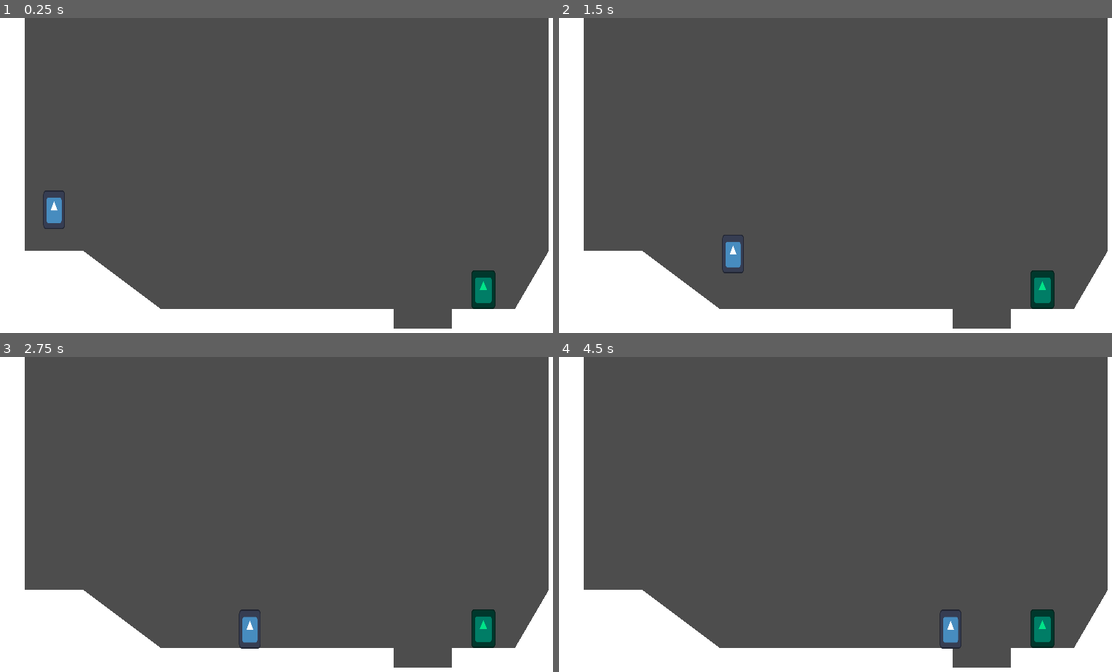
Above: before the commit, frames 1-4 (two rows, left to right).
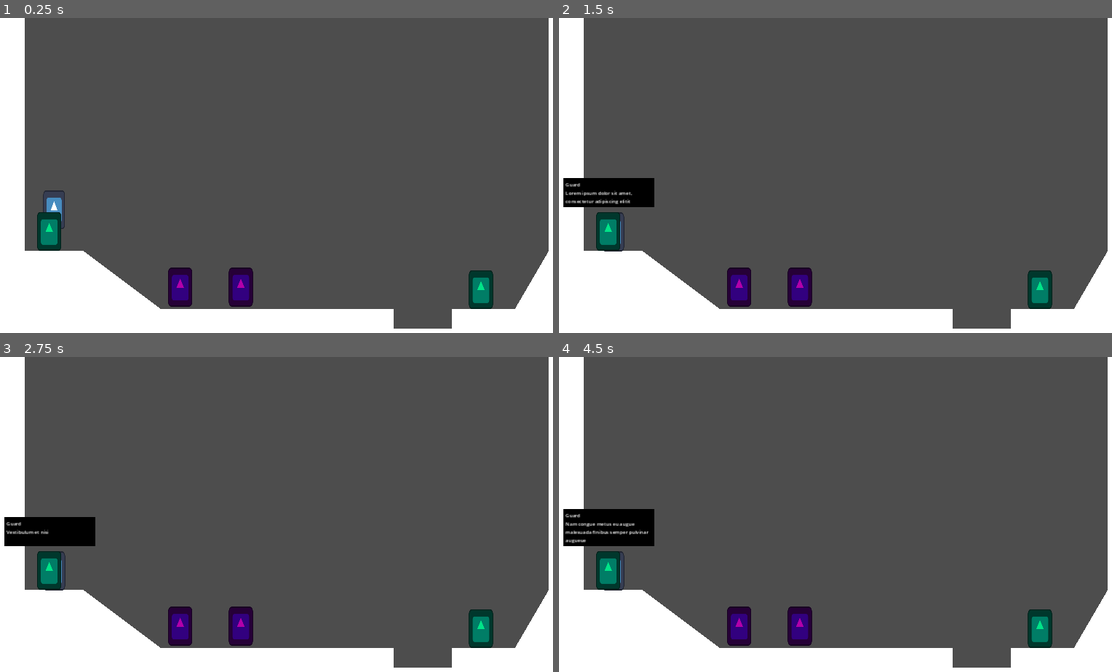
Above: after the commit, the same moments.

Repository: raimess11/Tripama-Games
Game: Godot game, scene res://World/Test/test_world.tscn
The game is run twice, just before and just after one commit, with the same random seed, the same clock (stepped at 60 frames per second) and the same inputs. The project has no main scene, so this scene is started directly. The engine's default icon, where the game draws it, is replaced by a stand-in: a white triangle on a blue panel in a dark square.
Inputs:
- Up to frame 1 (0.25 s): no input
- Up to frame 2 (1.5 s): tap Enter (ui_accept) at 0.5, 0.77 s; hold E (Interact) 0.53-1.28 s; hold Right (ui_right) from 0.53 s (still down); tap E (Interact) at 1.35 s
- Up to frame 3 (2.75 s): tap Enter (ui_accept) at 1.52 s; release Right (ui_right) at 2.03 s; hold Left (ui_left) from 2.03 s (still down); hold E (Interact) from 2.03 s (still down)
- Up to frame 4 (4.5 s): release Left (ui_left) at 2.78 s; release E (Interact) at 2.78 s; hold Right (ui_right) 2.78-4.28 s; tap E (Interact) at 2.85, 4.35 s; tap Enter (ui_accept) at 3.02, 3.77 s; hold E (Interact) 3.53-4.28 s; hold Left (ui_left) from 4.28 s (still down)

The runs differ from the first frame. In frame 1, 1.8% of the frame differs, in the area x 6-90%, y 61-93%; in frame 2, 3.6%; in frame 3, 3.5%; in frame 4, 4.0%, in the area x 0-90%, y 48-93%.

Commit message:
First Quest
Implemented the first quest to interact with 2 villager NPC to complete

Diff:
--- /dev/null
+++ b/NPC/Action/complete_quest_action.gd
@@ -0,0 +1,22 @@
+extends Node
+class_name CompleteQuestAction
+
+@export var quest_reference : PackedScene
+var quest : Quest = null
+var active : bool = true
+
+func _ready():
+	assert(quest_reference)
+	quest = QuestSystem.findAvailable(quest_reference.instantiate())
+	quest.connect("completed", _On_Quest_completed)
+
+func _On_Quest_completed():
+	active = false
+
+func deliver_Quest() -> void:
+	if not active:
+		active = true
+		return
+	if not QuestSystem.isCompleted(quest):
+		return
+	QuestSystem.deliver(quest)
--- /dev/null
+++ b/NPC/Action/complete_quest_action.tscn
@@ -0,0 +1,6 @@
+[gd_scene load_steps=2 format=3 uid="uid://bniuhs3gymarh"]
+
+[ext_resource type="Script" path="res://NPC/Action/complete_quest_action.gd" id="1_xaih8"]
+
+[node name="CompleteQuestAction" type="Node"]
+script = ExtResource("1_xaih8")
--- /dev/null
+++ b/NPC/Action/give_quest_action.gd
@@ -0,0 +1,23 @@
+extends Node
+class_name GiveQuestAction
+
+@export var quest_reference : PackedScene
+var quest : Quest = null
+var active : bool = true
+
+func _ready() -> void:
+	assert(quest_reference)
+	quest = QuestSystem.findAvailable(quest_reference.instantiate())
+	quest.connect("started", _On_Quest_started)
+
+func _On_Quest_started():
+	active = false
+
+func give_Quest() -> void:
+	if not active:
+		active = true
+		return
+	quest = quest_reference.instantiate()
+	if not QuestSystem.isAvailable(quest):
+		return
+	QuestSystem.start(quest)
--- /dev/null
+++ b/NPC/Action/give_quest_action.tscn
@@ -0,0 +1,6 @@
+[gd_scene load_steps=2 format=3 uid="uid://b5dwyaegasssa"]
+
+[ext_resource type="Script" path="res://NPC/Action/give_quest_action.gd" id="1_ls3e6"]
+
+[node name="GiveQuestAction" type="Node"]
+script = ExtResource("1_ls3e6")
--- a/NPC/ChatBubble/chat_bubble.gd
+++ b/NPC/ChatBubble/chat_bubble.gd
@@ -27,11 +27,9 @@
 	#await resized
 	##await resized
 	await get_tree().create_timer(0.01).timeout
-	print(size.x)
 	custom_minimum_size.x = min(size.x, MAX_WIDTH)
 
 	if size.x > MAX_WIDTH:
-		print("one")
 		label.autowrap_mode = TextServer.AUTOWRAP_WORD
 		await resized
 		await resized
--- /dev/null
+++ b/NPC/Story 1/guard_1.tscn
@@ -0,0 +1,10 @@
+[gd_scene load_steps=3 format=3 uid="uid://cd6ag710byv7r"]
+
+[ext_resource type="PackedScene" uid="uid://c1tvyug341l0" path="res://NPC/quest_giver.tscn" id="1_0m0so"]
+[ext_resource type="PackedScene" uid="uid://tu12gp216vcs" path="res://QuestSystem/Quest/Story 1/quest_talkto_villager.tscn" id="2_vxl7d"]
+
+[node name="Guard1" instance=ExtResource("1_0m0so")]
+dialogue_text = "res://NPC/ChatBubble/Dialogue/testDialogue.json"
+
+[node name="GiveQuestAction" parent="Action" index="0"]
+quest_reference = ExtResource("2_vxl7d")
--- /dev/null
+++ b/NPC/Story 1/guard_2.tscn
@@ -0,0 +1,10 @@
+[gd_scene load_steps=3 format=3 uid="uid://ckujvallmhah8"]
+
+[ext_resource type="PackedScene" uid="uid://d0togqwtqbveu" path="res://NPC/quect_receiver.tscn" id="1_4qun5"]
+[ext_resource type="PackedScene" uid="uid://tu12gp216vcs" path="res://QuestSystem/Quest/Story 1/quest_talkto_villager.tscn" id="2_oi3oc"]
+
+[node name="Guard 2" instance=ExtResource("1_4qun5")]
+dialogue_text = "res://NPC/ChatBubble/Dialogue/testDialogue.json"
+
+[node name="CompleteQuestAction" parent="Action" index="0"]
+quest_reference = ExtResource("2_oi3oc")
--- /dev/null
+++ b/NPC/Story 1/villager_1.tscn
@@ -0,0 +1,14 @@
+[gd_scene load_steps=2 format=3 uid="uid://boqlgnuwkaot5"]
+
+[ext_resource type="PackedScene" uid="uid://dad6tyopc03kn" path="res://NPC/npc.tscn" id="1_gu1n3"]
+
+[node name="Villager 1" groups=["villager"] instance=ExtResource("1_gu1n3")]
+
+[node name="Sprite2D" parent="." index="0"]
+modulate = Color(0.698039, 0, 0.666667, 1)
+
+[node name="CollisionShape2D" parent="." index="1"]
+visible = false
+
+[node name="CollisionShape2D" parent="Interaction" index="0"]
+visible = false
--- a/NPC/npc.gd
+++ b/NPC/npc.gd
@@ -6,12 +6,17 @@
 var is_in_chatting_zone = false
 var is_chatting = false
 var to_next_text = false
+var has_interacted = false
 
 @export_file("*.json") var dialogue_text
 @onready var chat_bubble = $ChatBubble
+@onready var action = $Action
 
 var dialogue = []
 var dialogue_index = 0
+
+signal finished_Chatting
+signal interacted
 
 func _ready():
 	dialogue = load_dialogue()
@@ -26,7 +31,6 @@
 		is_chatting = true
 		player.is_chatting = true
 		start_chatting()
-		print("Is Chatting")
 
 func _on_interaction_body_entered(body):
 	if body.is_in_group("Player"):
@@ -42,7 +46,6 @@
 
 func _input(event):
 	if event.is_action_pressed("Interact") and to_next_text:
-		print("pressed")
 		to_next_text = false
 		next_text()
 
@@ -52,11 +55,12 @@
 	return content
 
 func next_text():
-	print(to_next_text)
 	dialogue_index += 1
-	print(len(dialogue))
 	if dialogue_index >= len(dialogue):
-		print("finished chatting")
+		emit_signal("finished_Chatting")
+		if not has_interacted:
+			has_interacted = true
+			emit_signal("interacted")
 		is_chatting = false
 		player.is_chatting = false
 		return
@@ -65,5 +69,4 @@
 
 
 func _on_chat_bubble_finshed_chatting():
-	print("end of text")
 	to_next_text = true
--- a/NPC/npc.tscn
+++ b/NPC/npc.tscn
@@ -49,6 +49,8 @@
 size_flags_vertical = 4
 metadata/_edit_use_anchors_ = true
 
+[node name="Action" type="Node2D" parent="."]
+
 [connection signal="body_entered" from="Interaction" to="." method="_on_interaction_body_entered"]
 [connection signal="body_exited" from="Interaction" to="." method="_on_interaction_body_exited"]
 [connection signal="finshed_chatting" from="ChatBubble" to="." method="_on_chat_bubble_finshed_chatting"]
--- /dev/null
+++ b/NPC/quect_receiver.gd
@@ -0,0 +1,13 @@
+extends NPC
+class_name QuestReceiver
+
+@onready var complete_quest = $Action/CompleteQuestAction
+
+func _ready():
+	dialogue = load_dialogue()
+	dialogue_index = -1
+	self.connect("finished_Chatting", _On_finished_chatting)
+
+func _On_finished_chatting():
+	print("Finished chatting")
+	complete_quest.deliver_Quest()
--- /dev/null
+++ b/NPC/quect_receiver.tscn
@@ -0,0 +1,11 @@
+[gd_scene load_steps=4 format=3 uid="uid://d0togqwtqbveu"]
+
+[ext_resource type="PackedScene" uid="uid://dad6tyopc03kn" path="res://NPC/npc.tscn" id="1_qvfsc"]
+[ext_resource type="PackedScene" uid="uid://bniuhs3gymarh" path="res://NPC/Action/complete_quest_action.tscn" id="2_fu1oh"]
+[ext_resource type="Script" path="res://NPC/quect_receiver.gd" id="2_q2y06"]
+
+[node name="QuectReceiver" instance=ExtResource("1_qvfsc")]
+script = ExtResource("2_q2y06")
+dialogue_text = null
+
+[node name="CompleteQuestAction" parent="Action" index="0" instance=ExtResource("2_fu1oh")]
--- /dev/null
+++ b/NPC/quest_giver.gd
@@ -0,0 +1,14 @@
+extends NPC
+class_name QuestGiver
+
+@onready var giveQuest = $Action/GiveQuestAction
+
+
+func _ready():
+	dialogue = load_dialogue()
+	dialogue_index = -1
+	self.connect("finished_Chatting", _On_finished_chatting)
+
+func _On_finished_chatting():
+	print("Finished chatting")
+	giveQuest.give_Quest()
--- /dev/null
+++ b/NPC/quest_giver.tscn
@@ -0,0 +1,11 @@
+[gd_scene load_steps=4 format=3 uid="uid://c1tvyug341l0"]
+
+[ext_resource type="PackedScene" uid="uid://dad6tyopc03kn" path="res://NPC/npc.tscn" id="1_7oyqg"]
+[ext_resource type="Script" path="res://NPC/quest_giver.gd" id="2_ifead"]
+[ext_resource type="PackedScene" uid="uid://b5dwyaegasssa" path="res://NPC/Action/give_quest_action.tscn" id="3_f73cp"]
+
+[node name="QuestGiver" instance=ExtResource("1_7oyqg")]
+script = ExtResource("2_ifead")
+dialogue_text = "null"
+
+[node name="GiveQuestAction" parent="Action" index="0" instance=ExtResource("3_f73cp")]
--- /dev/null
+++ b/QuestSystem/Available.gd
@@ -0,0 +1,9 @@
+extends Node
+
+func find(reference : Quest):
+	for quest in self.get_children():
+		if quest.name == reference.name:
+			return quest
+
+func getQuest() -> Array:
+	return self.get_children()
--- /dev/null
+++ b/QuestSystem/Completed.gd
@@ -0,0 +1,10 @@
+extends Node
+
+
+func find(reference : Quest):
+	for quest in self.get_children():
+		if quest.name == reference.name:
+			return quest
+
+func getQuest() -> Array:
+	return self.get_children()
--- a/QuestSystem/Quest/Objective/quest_interact_objective.gd
+++ b/QuestSystem/Quest/Objective/quest_interact_objective.gd
@@ -4,11 +4,16 @@
 @export var amount : int
 @export var npcType : String
 
+func _ready():
+	connect_signals()
+
 func connect_signals() -> void:
 	for npc in get_tree().get_nodes_in_group(npcType):
-		npc.connect("interacted", _on_NPC_interacted)
+		npc.connect("interacted", _on_NPC_interacted.bind(npc))
+		print(npc)
 
 func _on_NPC_interacted(npc):
+	print("Talked to ", npc)
 	amount -= 1
 	emit_signal("updated")
 	if amount == 0 and not objective_completed:
--- /dev/null
+++ b/QuestSystem/Quest/Story 1/objective_talk_to_villager.tscn
@@ -0,0 +1,7 @@
+[gd_scene load_steps=2 format=3 uid="uid://cmk2b3isel5ah"]
+
+[ext_resource type="PackedScene" uid="uid://garry1qa8odj" path="res://QuestSystem/Quest/Objective/quest_interact_objective.tscn" id="1_t24d3"]
+
+[node name="QuestTalkToVillager" instance=ExtResource("1_t24d3")]
+amount = 2
+npcType = "villager"
--- /dev/null
+++ b/QuestSystem/Quest/Story 1/quest_talkto_villager.tscn
@@ -0,0 +1,8 @@
+[gd_scene load_steps=3 format=3 uid="uid://tu12gp216vcs"]
+
+[ext_resource type="PackedScene" uid="uid://bascw3dgaoere" path="res://QuestSystem/Quest/quest.tscn" id="1_cf1qy"]
+[ext_resource type="PackedScene" uid="uid://cmk2b3isel5ah" path="res://QuestSystem/Quest/Story 1/objective_talk_to_villager.tscn" id="2_2fot7"]
+
+[node name="QuestTalktoVillager" instance=ExtResource("1_cf1qy")]
+
+[node name="ObjectiveTalkToVillager" parent="Objective" index="0" instance=ExtResource("2_2fot7")]
--- a/QuestSystem/Quest/quest.gd
+++ b/QuestSystem/Quest/quest.gd
@@ -12,10 +12,10 @@
 
 func _start():
 	#Start the quest
-
-	for objective in objectives:
+	for objective in objectives.get_children():
 		#Connect signal with function
 		objective.connect("completed", _on_Objective_completed)
+		objective.connect("updated", _on_Objective_updated.bind(objective))
 	emit_signal("started")
 
 func get_objective():
@@ -33,7 +33,11 @@
 
 func _on_Objective_completed(objective) -> void:
 	if get_completed_objectives().size() == get_objective().size():
+		print("Quest completed")
 		emit_signal("completed")
 
 func _deliver():
 	emit_signal("delivered")
+
+func _on_Objective_updated(objective : QuestObjective):
+	print(objective.as_text())
--- a/QuestSystem/quest_system.gd
+++ b/QuestSystem/quest_system.gd
@@ -20,7 +20,7 @@
 
 func start(reference : Quest):
 	var quest : Quest = findAvailable(reference)
-	quest.connect("completed", _on_Quest_Completed([quest]))
+	quest.connect("completed", _on_Quest_Completed.bind(quest))
 	available.remove_child(quest)
 	active.add_child(quest)
 	quest._start()
@@ -34,7 +34,19 @@
 	Mark the quest as complete
 	"""
 	quest._deliver()
-
+	print(quest.get_parent())
 	assert(quest.get_parent() == completed)
 	completed.remove_child(quest)
 	delivered.add_child(quest)
+
+func findComplete(reference : Quest) -> Quest:
+	#Return the requested Quest
+	return completed.find(reference)
+
+func getComplete() -> Array:
+	#Return list of available quest
+	return completed.getQuest()
+
+func isCompleted(reference : Quest) -> bool:
+	#Check if quest is available
+	return completed.find(reference) != null
--- a/QuestSystem/quest_system.tscn
+++ b/QuestSystem/quest_system.tscn
@@ -1,14 +1,21 @@
-[gd_scene load_steps=2 format=3 uid="uid://dh7tb2ax3qi33"]
+[gd_scene load_steps=5 format=3 uid="uid://dh7tb2ax3qi33"]
 
 [ext_resource type="Script" path="res://QuestSystem/quest_system.gd" id="1_li08n"]
+[ext_resource type="Script" path="res://QuestSystem/Available.gd" id="2_0wuq5"]
+[ext_resource type="PackedScene" uid="uid://tu12gp216vcs" path="res://QuestSystem/Quest/Story 1/quest_talkto_villager.tscn" id="2_xpph0"]
+[ext_resource type="Script" path="res://QuestSystem/Completed.gd" id="4_7roi4"]
 
 [node name="QuestSystem" type="Node"]
 script = ExtResource("1_li08n")
 
 [node name="Available" type="Node" parent="."]
+script = ExtResource("2_0wuq5")
+
+[node name="QuestTalktoVillager" parent="Available" instance=ExtResource("2_xpph0")]
 
 [node name="Active" type="Node" parent="."]
 
 [node name="Completed" type="Node" parent="."]
+script = ExtResource("4_7roi4")
 
 [node name="Delivered" type="Node" parent="."]
--- a/World/Story 1/Scene 1/scene_1.tscn
+++ b/World/Story 1/Scene 1/scene_1.tscn
@@ -3,8 +3,8 @@
 [ext_resource type="PackedScene" uid="uid://buf3hnfls5kaw" path="res://World/Story 1/Scene 1/s_1_ground.tscn" id="1_vyyfs"]
 [ext_resource type="PackedScene" uid="uid://dua0iu8etq3dk" path="res://World/Story 1/Scene 1/gate.tscn" id="2_3257q"]
 [ext_resource type="PackedScene" uid="uid://d0ybeghc7qsyk" path="res://World/Story 1/Scene 1/stairs.tscn" id="3_ot328"]
-[ext_resource type="PackedScene" uid="uid://dad6tyopc03kn" path="res://NPC/npc.tscn" id="4_t1pkv"]
 [ext_resource type="PackedScene" uid="uid://dsp2vsshdmmbw" path="res://Player/player.tscn" id="5_3lcrs"]
+[ext_resource type="PackedScene" uid="uid://cd6ag710byv7r" path="res://NPC/Story 1/guard_1.tscn" id="5_5ww8a"]
 
 [node name="Scene 1" type="Node2D"]
 
@@ -21,8 +21,8 @@
 position = Vector2(336, 792)
 scale = Vector2(1.5, 1.5)
 
-[node name="NPC" parent="." instance=ExtResource("4_t1pkv")]
-position = Vector2(1184, 728)
+[node name="Guard1" parent="." instance=ExtResource("5_5ww8a")]
+position = Vector2(1144, 720)
 
 [node name="Player" parent="." instance=ExtResource("5_3lcrs")]
 position = Vector2(1424, 728)
--- a/World/Test/test_world.tscn
+++ b/World/Test/test_world.tscn
@@ -1,8 +1,10 @@
-[gd_scene load_steps=4 format=3 uid="uid://xagbfc6unnts"]
+[gd_scene load_steps=6 format=3 uid="uid://xagbfc6unnts"]
 
 [ext_resource type="Script" path="res://World/Test/test_world.gd" id="1_vh73t"]
 [ext_resource type="PackedScene" uid="uid://dsp2vsshdmmbw" path="res://Player/player.tscn" id="2_gnyin"]
-[ext_resource type="PackedScene" uid="uid://dad6tyopc03kn" path="res://NPC/npc.tscn" id="3_mcw0g"]
+[ext_resource type="PackedScene" uid="uid://cd6ag710byv7r" path="res://NPC/Story 1/guard_1.tscn" id="4_fcxv0"]
+[ext_resource type="PackedScene" uid="uid://boqlgnuwkaot5" path="res://NPC/Story 1/villager_1.tscn" id="4_l0ghh"]
+[ext_resource type="PackedScene" uid="uid://ckujvallmhah8" path="res://NPC/Story 1/guard_2.tscn" id="5_tlujd"]
 
 [node name="TestWorld" type="Node2D"]
 script = ExtResource("1_vh73t")
@@ -14,8 +16,17 @@
 
 [node name="Polygon2D" type="Polygon2D" parent="StaticBody2D/CollisionPolygon2D"]
 
-[node name="NPC" parent="." instance=ExtResource("3_mcw0g")]
-position = Vector2(1640, 896)
-
 [node name="Player" parent="." instance=ExtResource("2_gnyin")]
 position = Vector2(224, 600)
+
+[node name="Villager 1" parent="." instance=ExtResource("4_l0ghh")]
+position = Vector2(640, 888)
+
+[node name="Villager 2" parent="." instance=ExtResource("4_l0ghh")]
+position = Vector2(840, 888)
+
+[node name="Guard1" parent="." instance=ExtResource("4_fcxv0")]
+position = Vector2(1632, 896)
+
+[node name="Guard 2" parent="." instance=ExtResource("5_tlujd")]
+position = Vector2(208, 704)
